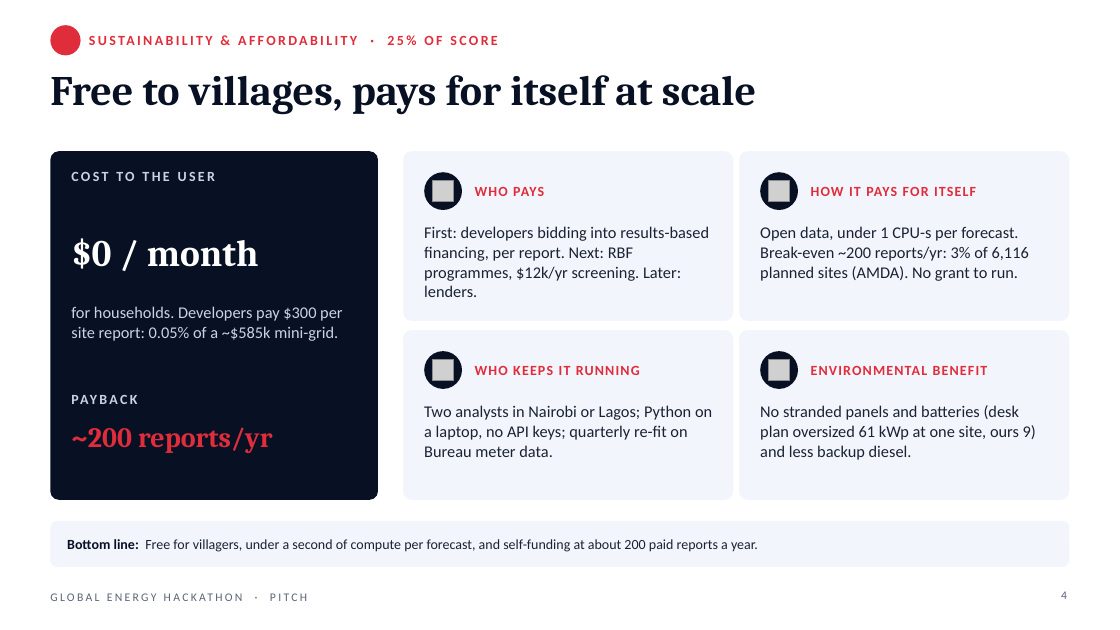
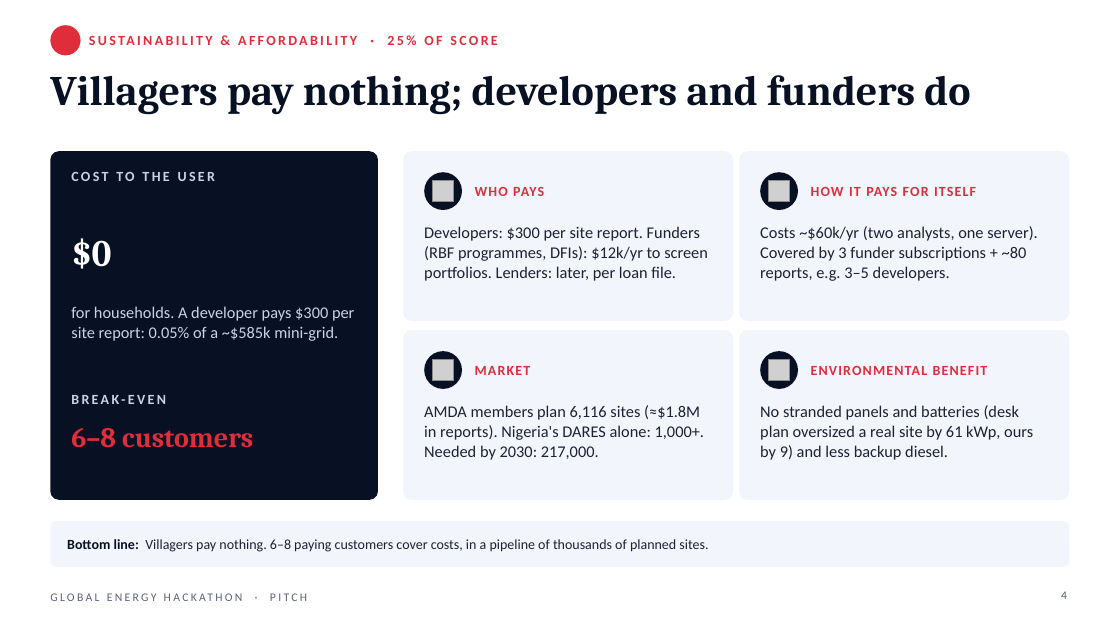
Before and after one commit to TusharTechs/lodestar, a slide deck: slide 4 of docs/Lodestar_Brief03_Pitch.pptx. Drawn at 1120x630 pixels with LibreOffice and Linux fonts; fonts in the diff are those of the drawing; grey boxes stand for pictures; background and template pictures are left out. Boxes give left, top, right and bottom in pixels: in the first picture for what was removed or moved away, otherwise in the second. Text is boxed around its words. In the diff, an @@ line names an element or a change of style, - is before the commit and + after.

Commit message:
Pitch deck: problem and solution as slide titles, plain-language range, who pays and market, partner benefits and cost to scale

```diff
--- a/docs/Lodestar_Brief03_Pitch.pptx
+++ b/docs/Lodestar_Brief03_Pitch.pptx
@@ title at box(50, 75, 970, 115): text changed @@
-Free to villages, pays for itself at scale
+Villagers pay nothing; developers and funders do
@@ text at box(71, 238, 111, 269): text changed @@
-$0 / month
+$0
@@ text at box(424, 226, 708, 281): text changed @@
-First: developers bidding into results-based financing, per report. Next: RBF programmes, $12k/yr screening. Later: lenders.
+Developers: $300 per site report. Funders (RBF programmes, DFIs): $12k/yr to screen portfolios. Lenders: later, per loan file.
@@ text at box(760, 226, 1037, 281): text changed @@
-Open data, under 1 CPU-s per forecast. Break-even ~200 reports/yr: 3% of 6,116 planned sites (AMDA). No grant to run.
+Costs ~$60k/yr (two analysts, one server). Covered by 3 funder subscriptions + ~80 reports, e.g. 3–5 developers.
@@ text at box(71, 306, 354, 341): text changed @@
-for households. Developers pay $300 per site report: 0.05% of a ~$585k mini-grid.
+for households. A developer pays $300 per site report: 0.05% of a ~$585k mini-grid.
@@ text at box(475, 366, 531, 375): text changed @@
-WHO KEEPS IT RUNNING
+MARKET
@@ text at box(71, 395, 166, 404): text changed @@
-PAYBACK
+BREAK-EVEN
@@ text at box(424, 405, 704, 460): text changed @@
-Two analysts in Nairobi or Lagos; Python on a laptop, no API keys; quarterly re-fit on Bureau meter data.
+AMDA members plan 6,116 sites (≈$1.8M in reports). Nigeria's DARES alone: 1,000+. Needed by 2030: 217,000.
@@ text at box(760, 405, 1033, 460): text changed @@
-No stranded panels and batteries (desk plan oversized 61 kWp at one site, ours 9) and less backup diesel.
+No stranded panels and batteries (desk plan oversized a real site by 61 kWp, ours by 9) and less backup diesel.
@@ text at box(71, 428, 253, 448): text changed @@
-~200 reports/yr
+6–8 customers
@@ text at box(67, 539, 708, 552): text changed @@
-Bottom line: Free for villagers, under a second of compute per forecast, and self-funding at about 200 paid reports a year.
+Bottom line: Villagers pay nothing. 6–8 paying customers cover costs, in a pipeline of thousands of planned sites.
```
Also in this commit, not shown: 3 other slides changed, 2 other files.
